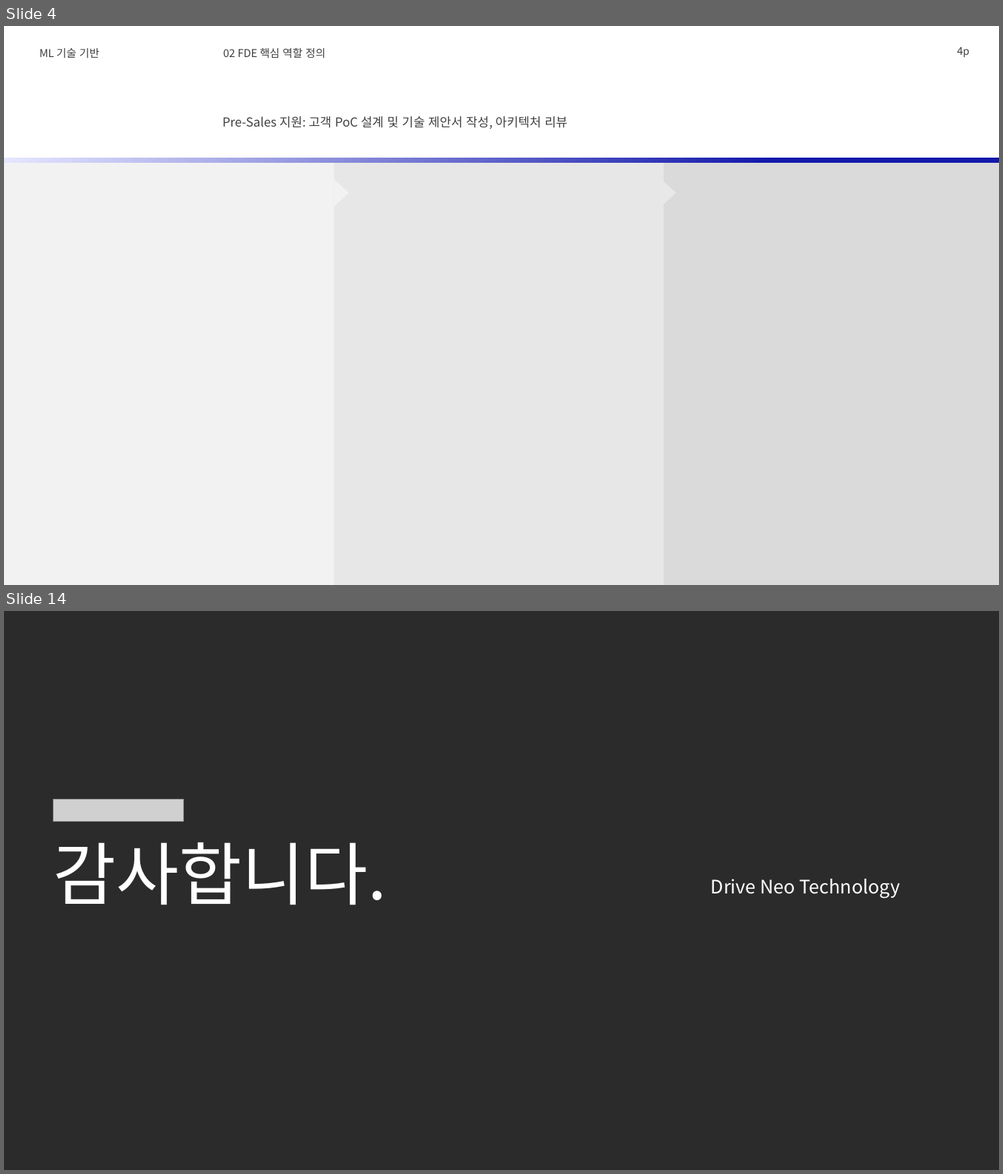
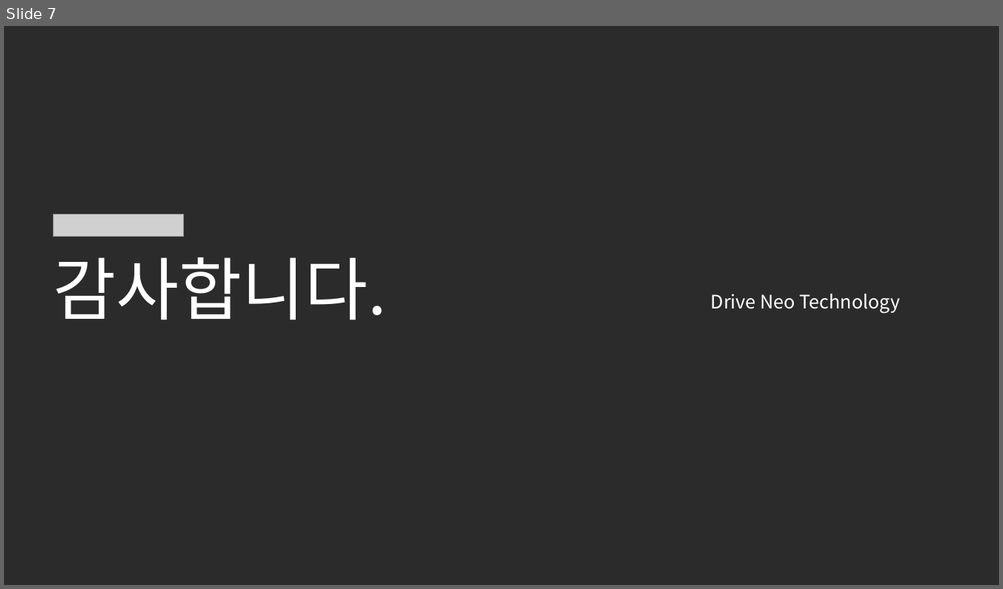
Before and after one commit to lhs6395-hslee/2026-gsn-pptx, a slide deck: result/AWS_AI_FDE.pptx. Shown one above the other, each under a label of ours: slides 4 and 14 before the commit, slide 7 after it; the slides between them are not shown. The pictures are 1003x1174 and 1003x589 pixels, drawn with LibreOffice and Linux fonts; fonts in the diff are those of the drawing; grey boxes stand for pictures; background and template pictures are left out; a plain dark background stands for a picture behind light text. Boxes give left, top, right and bottom in pixels: in the first picture for what was removed or moved away, otherwise in the second. Text is boxed around its words. In the diff, an @@ line names an element or a change of style, - is before the commit and + after.

```diff
--- a/result/AWS_AI_FDE.pptx
+++ b/result/AWS_AI_FDE.pptx
@@ slide 4 removed at (x1=4, y1=26, x2=999, y2=585), background #FFFFFF @@
@@ text removed at (x1=223, y1=47, x2=325, y2=58) @@
-02 FDE 핵심 역할 정의
@@ page number removed at (x1=956, y1=47, x2=969, y2=57) @@
-4p
@@ title removed at (x1=40, y1=48, x2=99, y2=58) @@
-ML 기술 기반
@@ text removed at (x1=222, y1=116, x2=567, y2=129) @@
-Pre-Sales 지원: 고객 PoC 설계 및 기술 제안서 작성, 아키텍처 리뷰
@@ rectangle removed at (x1=4, y1=158, x2=999, y2=585) @@
@@ rectangle removed at (x1=4, y1=158, x2=999, y2=163) @@
@@ triangle removed at (x1=255, y1=174, x2=270, y2=201) @@
@@ rectangle removed at (x1=334, y1=163, x2=663, y2=585) @@
@@ triangle removed at (x1=334, y1=179, x2=349, y2=207) @@
@@ triangle removed at (x1=661, y1=179, x2=676, y2=207) @@
@@ rectangle removed at (x1=663, y1=163, x2=999, y2=585) @@
@@ what was slide 14 is now slide 7 @@
```
Also in this commit, not shown: 4 slides changed, 2 slides added, 8 other slides removed, 3 other files.
